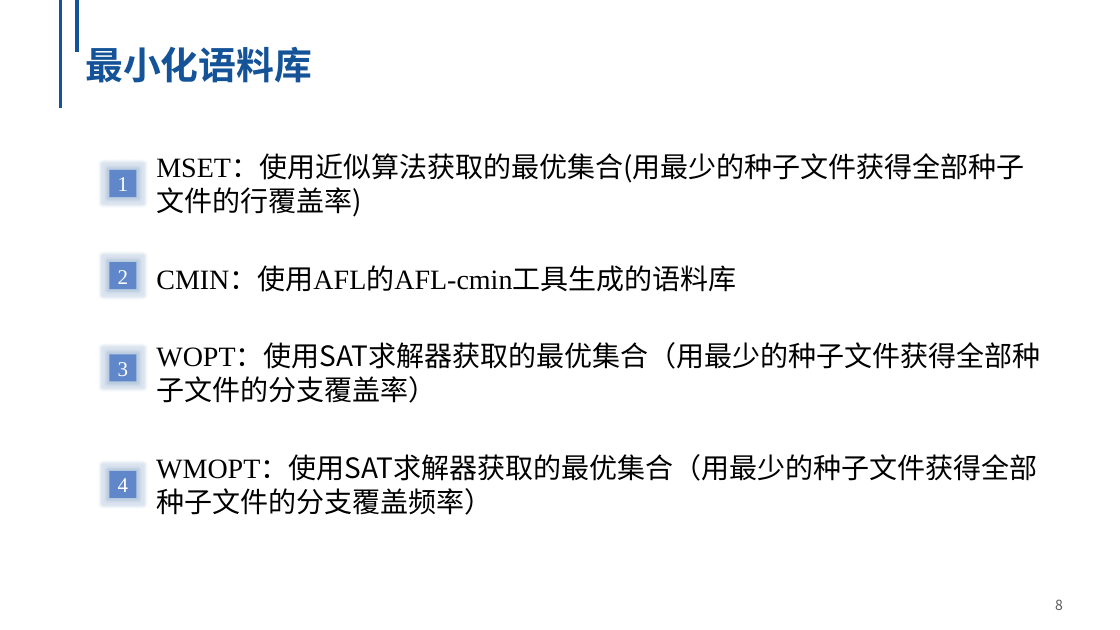
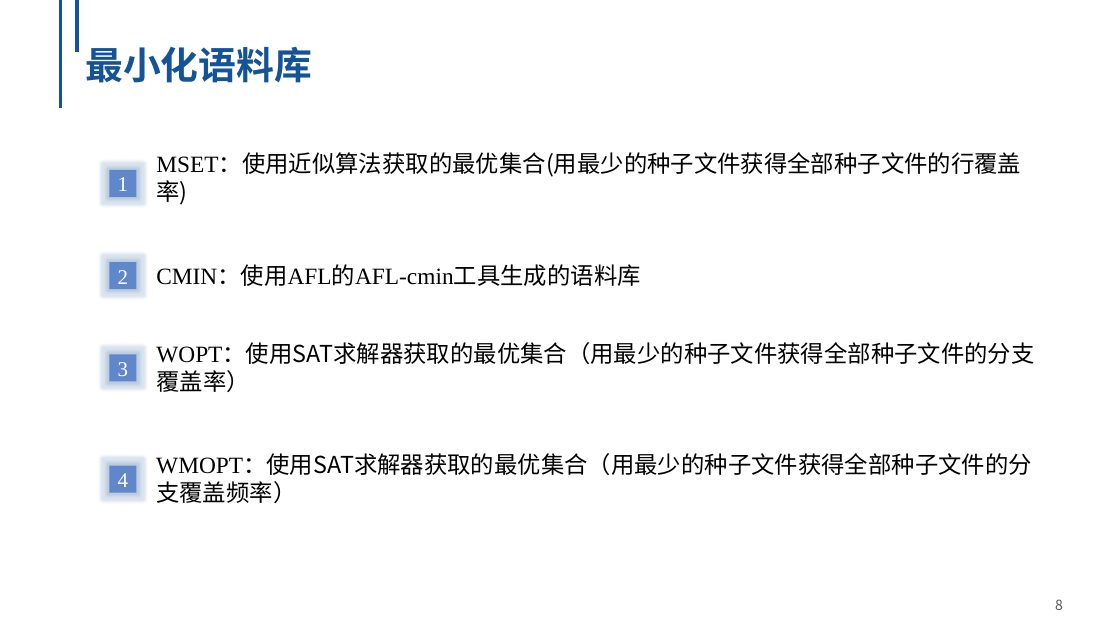
Before and after one commit to NingmoRain/NingmoRain.github.io, a slide deck: slide 8 of files/OptiMin.pptx. Drawn at 1120x630 pixels with LibreOffice and Linux fonts; fonts in the diff are those of the drawing; background and template pictures are left out. Boxes give left, top, right and bottom in pixels: in the first picture for what was removed or moved away, otherwise in the second. Text is boxed around its words. In the diff, an @@ line names an element or a change of style, - is before the commit and + after.

```diff
--- a/files/OptiMin.pptx
+++ b/files/OptiMin.pptx
@@ size 24 to 20 pt in 4 elements at <box>156,266,640,286</box>, <box>156,154,1021,205</box>, <box>156,343,1034,392</box>, <box>156,455,1032,503</box> @@
@@ rectangle "4": place and size @@
-rectangle "4" at <box>109,471,136,498</box>
+rectangle "4" at <box>109,465,136,492</box>
```
Also in this commit, not shown: 6 other slides changed, 2 slides added.
